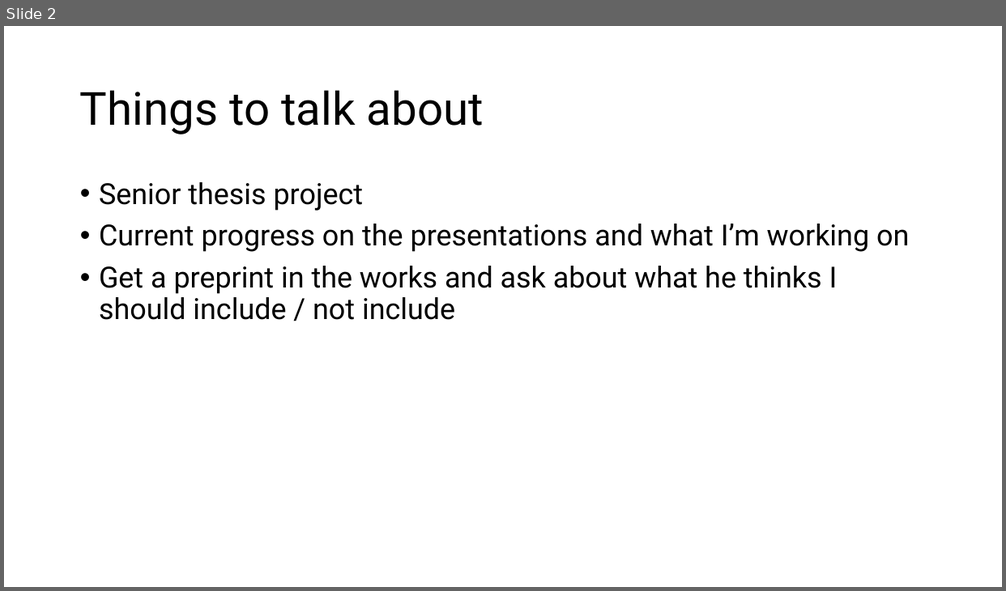
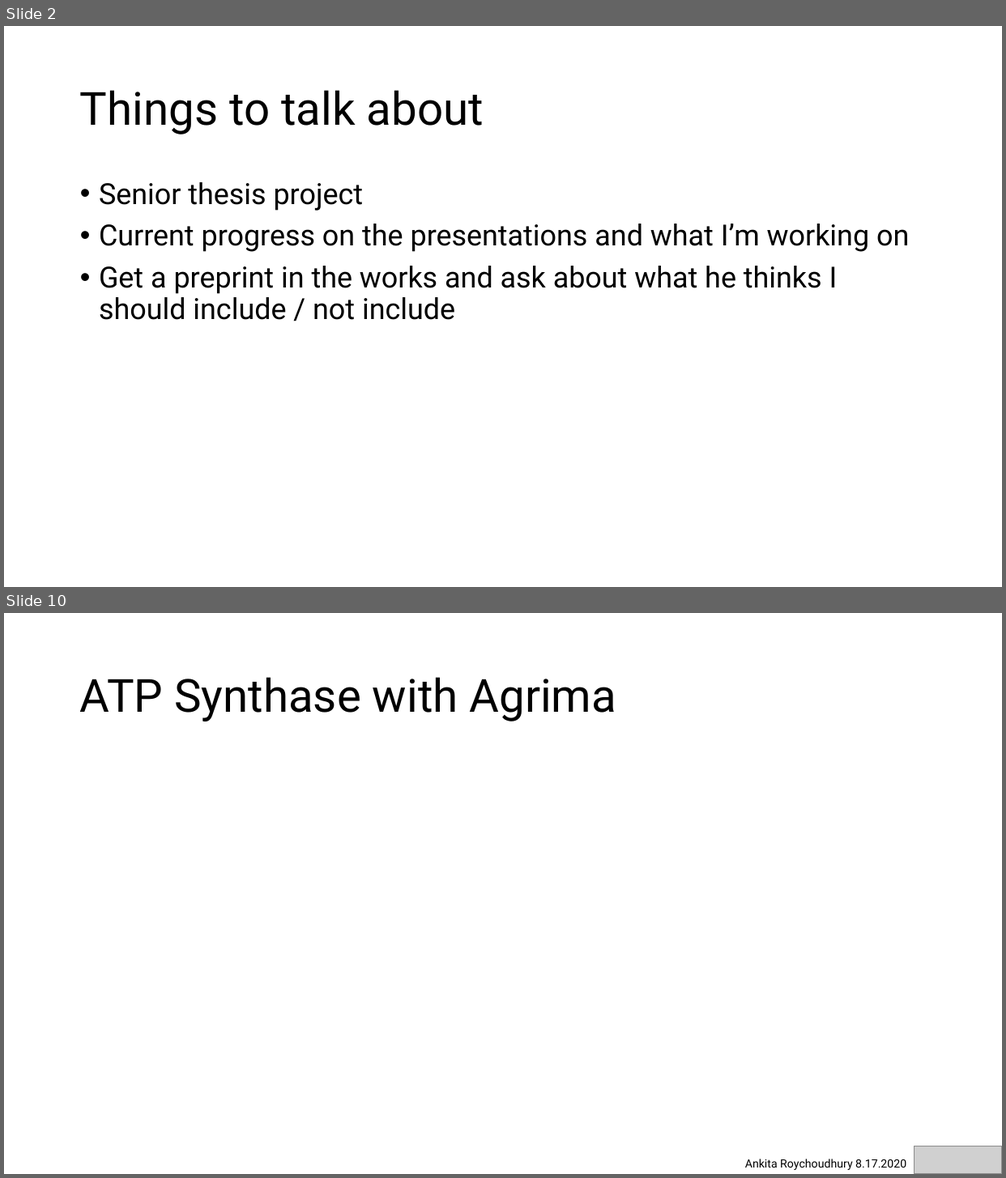
Before and after one commit to AnkitaRoychoudhury/ug_murray, a slide deck: miscellaneous/presentations/20200817_murray_mtg.pptx. Shown one above the other, each under a label of ours: slide 2 before the commit, slides 2 and 10 after it; the slides between them are not shown. The pictures are 1006x591 and 1006x1178 pixels, drawn with LibreOffice and Linux fonts; fonts in the diff are those of the drawing; grey boxes stand for pictures. Boxes give left, top, right and bottom in pixels: in the first picture for what was removed or moved away, otherwise in the second. Text is boxed around its words. In the diff, an @@ line names an element or a change of style, - is before the commit and + after.

Commit message:
working on presentations and atp synthase with ayush

```diff
--- a/miscellaneous/presentations/20200817_murray_mtg.pptx
+++ b/miscellaneous/presentations/20200817_murray_mtg.pptx
@@ slide 10 added at box(4, 613, 1002, 1174), background #FFFFFF @@
@@ title added at box(80, 677, 616, 722), 44 pt, text #000000 @@
+ATP Synthase with Agrima
@@ picture added at box(914, 1146, 1002, 1174) @@
@@ text added at box(745, 1159, 906, 1170), 11 pt, text #000000 @@
+Ankita Roychoudhury 8.17.2020
```
Also in this commit, not shown: 1 slide changed, 11 other slides added, 14 other files.
